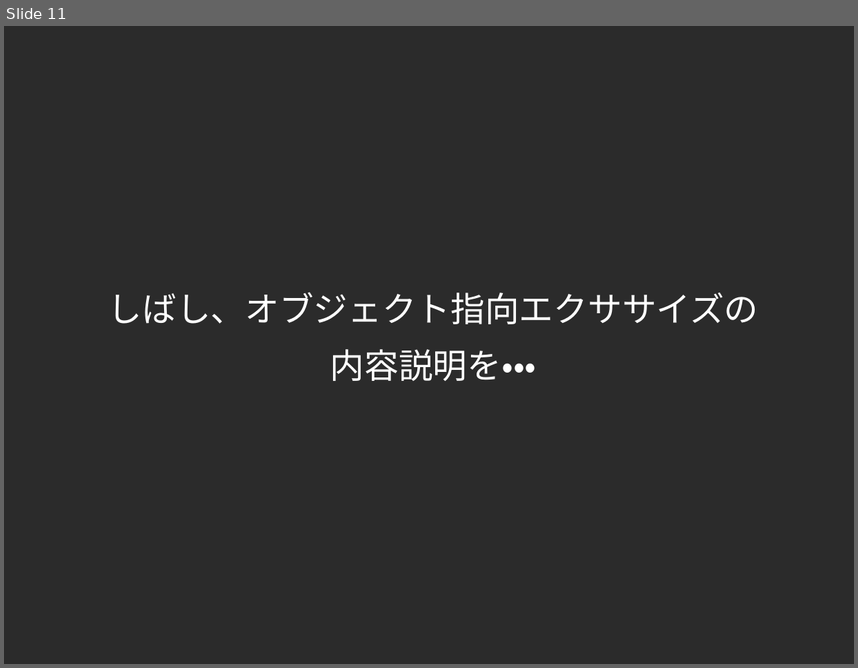
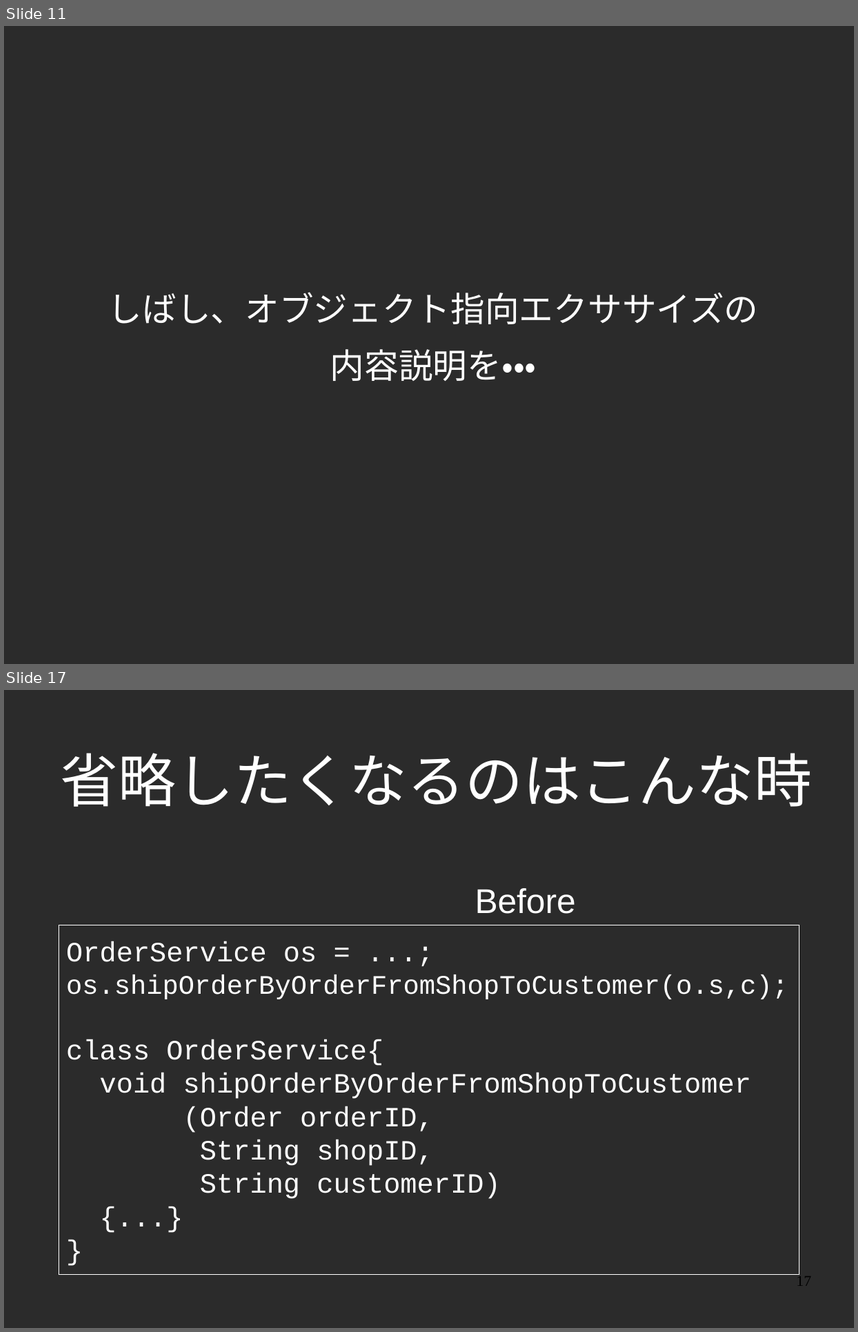
Before and after one commit to yojik/yojik-lib, a slide deck: 2009devsumi/oo_exercise/doc/devsum.odp. Shown one above the other, each under a label of ours: slide 11 before the commit, slides 11 and 17 after it; the slides between them are not shown. The pictures are 858x668 and 858x1332 pixels, drawn with LibreOffice and Linux fonts; fonts in the diff are those of the drawing; background and template pictures are left out; a plain dark background stands for a picture behind light text. Boxes give left, top, right and bottom in pixels: in the first picture for what was removed or moved away, otherwise in the second. Text is boxed around its words. In the diff, an @@ line names an element or a change of style, - is before the commit and + after.

```diff
--- a/2009devsumi/oo_exercise/doc/devsum.odp
+++ b/2009devsumi/oo_exercise/doc/devsum.odp
@@ slide 17 added at (4,690,854,1328), background picture (left out) @@
@@ title added at (61,753,813,807), 54 pt, text #FFFFFF @@
+省略したくなるのはこんな時
@@ text added at (475,888,576,914), 32 pt, text #FFFFFF @@
+Before
@@ rectangle added at (59,925,800,1274), outline #FFFFFF 0.74 pt, 26 pt, text #FFFFFF @@
+OrderService os = ...;
+os.shipOrderByOrderFromShopToCustomer(o.s,c);
+class OrderService{
+void shipOrderByOrderFromShopToCustomer
+(Order orderID,
+String shopID,
+String customerID)
+{...}
+}
@@ page number added at (796,1274,811,1285), 14 pt, text #000000 @@
+17
```
Also in this commit, not shown: 7 slides changed, 20 other slides added.
